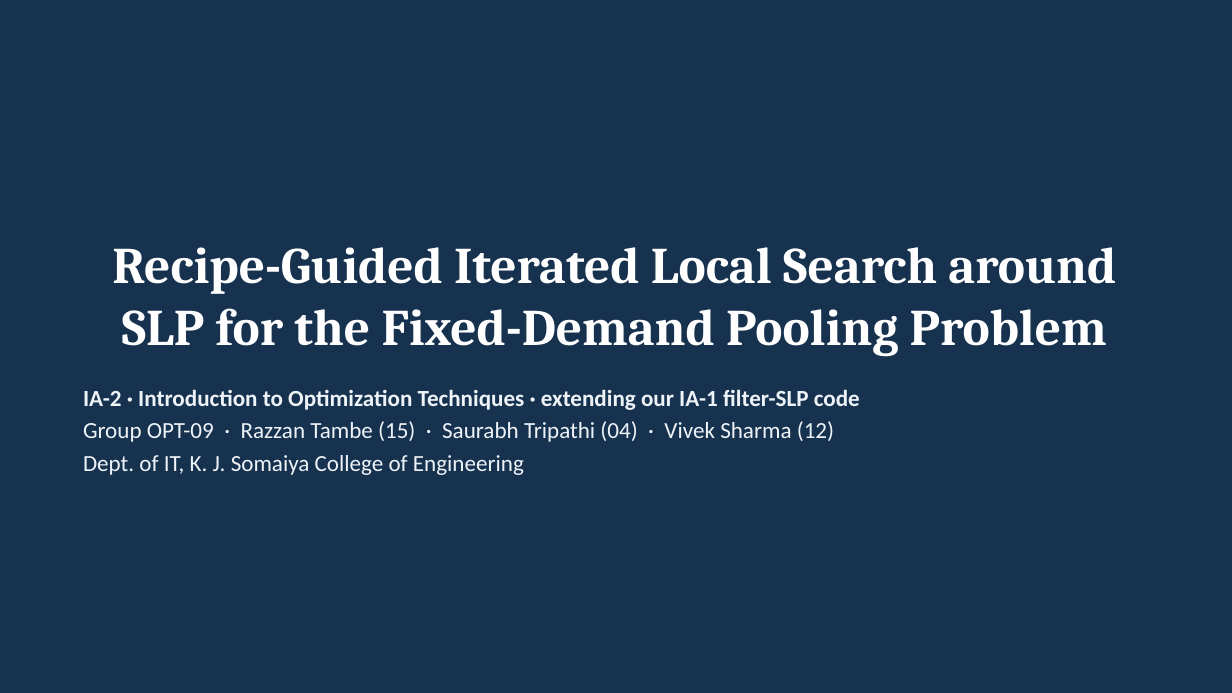
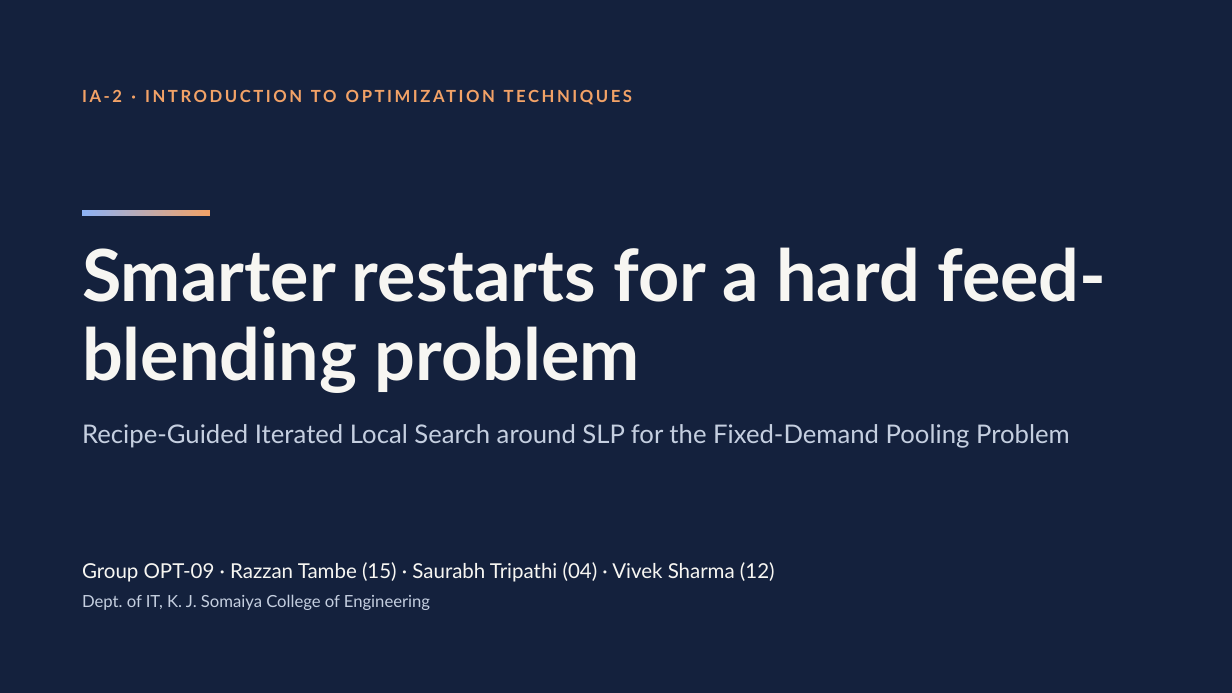
Before and after one commit to razzantambe/OPT-09-IA2-Pooling-SLP, a slide deck: slide 1 of 02_PPT/Presentation.pptx. Drawn at 1232x693 pixels with LibreOffice and Linux fonts; fonts in the diff are those of the drawing. Boxes give left, top, right and bottom in pixels: in the first picture for what was removed or moved away, otherwise in the second. Text is boxed around its words. In the diff, an @@ line names an element or a change of style, - is before the commit and + after.

```diff
--- a/02_PPT/Presentation.pptx
+++ b/02_PPT/Presentation.pptx
@@ background #16324F to #14213D @@
@@ text added at [112, 90, 122, 102], 13 pt, text #F2A267, bold @@
+IA-2 · INTRODUCTION TO OPTIMIZATION TECHNIQUES
@@ rectangle added at [82, 210, 211, 216], fill gradient #8DB2F5 to #F2A267 @@
@@ title added at [82, 247, 1106, 393], 56 pt, text #F7F6F2, bold @@
+Smarter restarts for a hard feed-blending problem
@@ text removed at [83, 389, 860, 475] @@
-IA-2 · Introduction to Optimization Techniques · extending our IA-1 filter-SLP code
-Group OPT-09 · Razzan Tambe (15) · Saurabh Tripathi (04) · Vivek Sharma (12)
-Dept. of IT, K. J. Somaiya College of Engineering
@@ text "Recipe-Guided Iterated Local Search around ...": place and size @@
-text "Recipe-Guided Iterated Local Search around ..." at [112, 247, 1116, 357]
+text "Recipe-Guided Iterated Local Search around ..." at [82, 424, 1070, 448]
@@ text "Recipe-Guided Iterated Local Search around ..." at [82, 424, 1070, 448]: size 40 to 20 pt, font Cambria to Lato, text colour #FFFFFF to #C5CFE0, bold off; alignment centre to left; line spacing 1 to 26pt; vertical alignment bottom to top @@
@@ text added at [82, 562, 775, 582], 16 pt, text #F7F6F2 @@
+Group OPT-09 · Razzan Tambe (15) · Saurabh Tripathi (04) · Vivek Sharma (12)
@@ text added at [82, 594, 430, 610], 13 pt, text #C5CFE0 @@
+Dept. of IT, K. J. Somaiya College of Engineering
```
Also in this commit, not shown: 2 other slides changed, 10 slides added, 13 slides removed, 1 other file.
